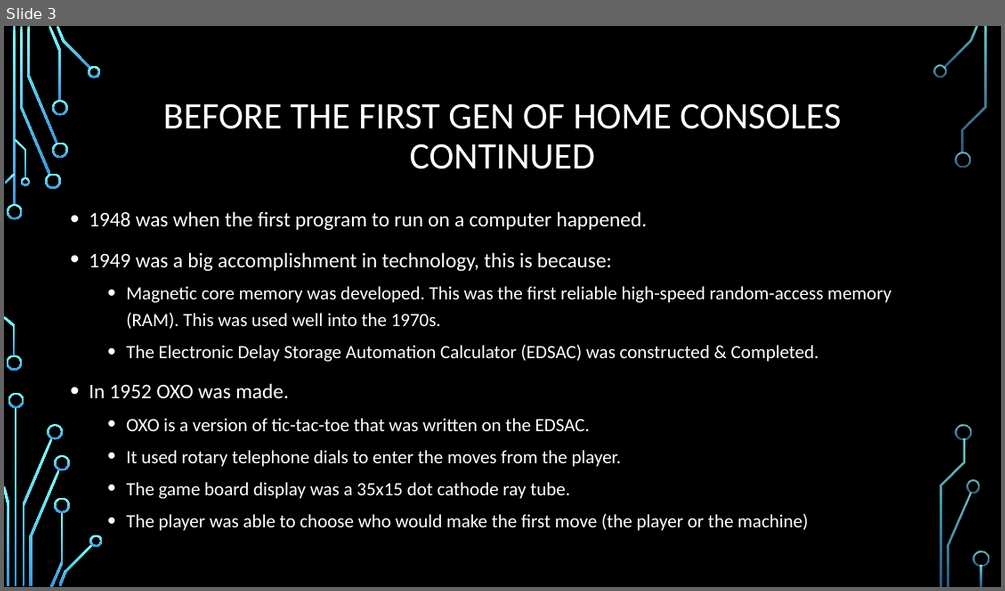
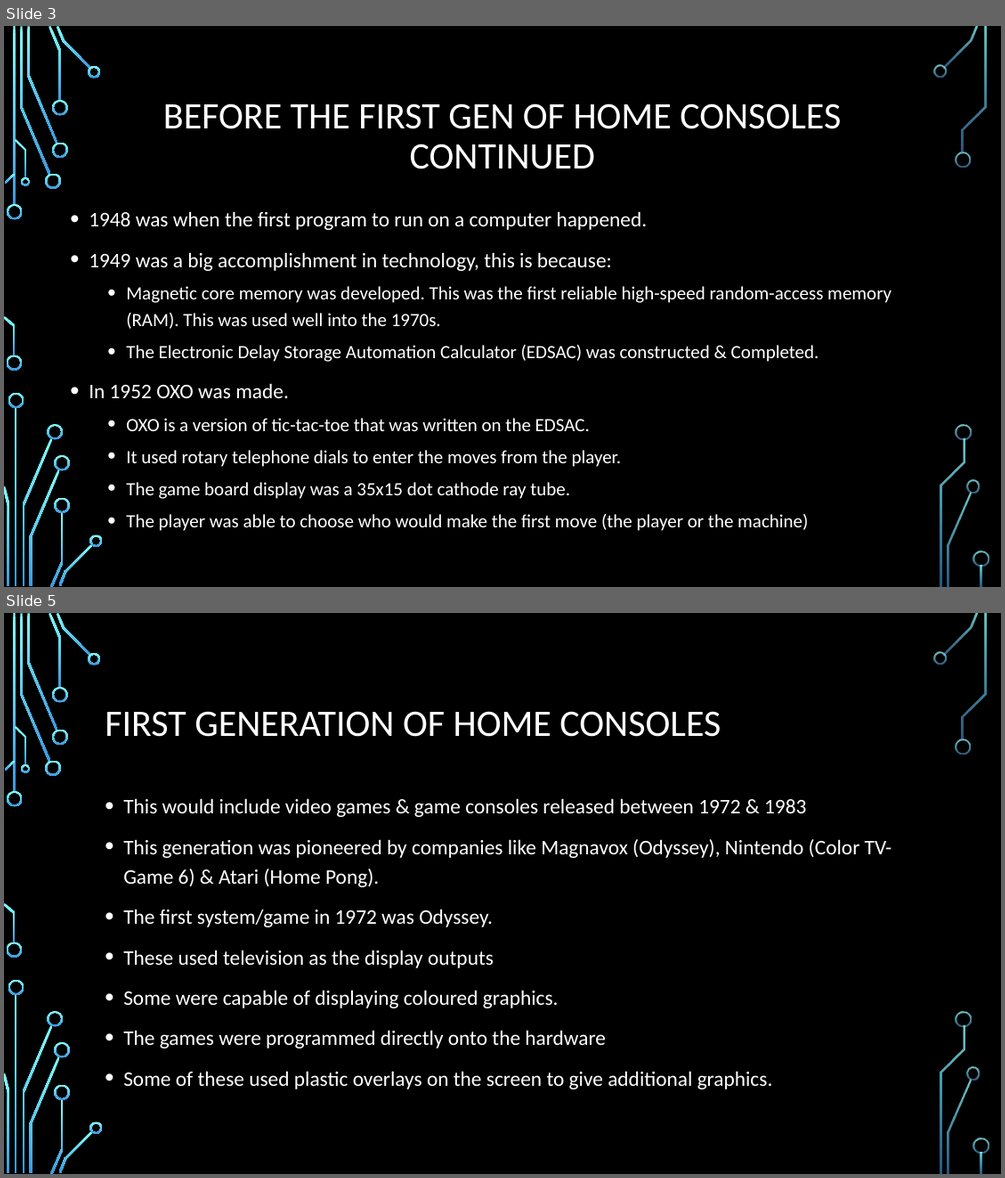
Before and after one commit to Stampard0/Assessments, a slide deck: Informational Technology (Game Design)/Part 1 Redo/Cluster - Introduction to Game Design/AT04/AT04 Video Game History By Richard Pountney.pptx. Shown one above the other, each under a label of ours: slide 3 before the commit, slides 3 and 5 after it; the slides between them are not shown. The pictures are 1005x591 and 1005x1178 pixels, drawn with LibreOffice and Linux fonts; fonts in the diff are those of the drawing; background and template pictures are left out. Boxes give left, top, right and bottom in pixels: in the first picture for what was removed or moved away, otherwise in the second. Text is boxed around its words. In the diff, an @@ line names an element or a change of style, - is before the commit and + after.

```diff
--- a/Informational Technology (Game Design)/Part 1 Redo/Cluster - Introduction to Game Design/AT04/AT04 Video Game History By Richard Pountney.pptx
+++ b/Informational Technology (Game Design)/Part 1 Redo/Cluster - Introduction to Game Design/AT04/AT04 Video Game History By Richard Pountney.pptx
@@ slide 5 added at (4, 613, 1001, 1174), background picture (left out); not listed: 36 template elements that a slide beside it also shows @@
@@ title added at (105, 711, 720, 737), 36 pt, text #FFFFFF @@
+FIRST GENERATION OF HOME CONSOLES
@@ text added at (123, 798, 892, 1089), 20 pt, text #FFFFFF @@
+• This would include video games & game consoles released between 1972 & 1983
+• This generation was pioneered by companies like Magnavox (Odyssey), Nintendo (Color TV-Game 6) & Atari (Home Pong).
+• The first system/game in 1972 was Odyssey.
+• These used television as the display outputs
+• Some were capable of displaying coloured graphics.
+• The games were programmed directly onto the hardware
+• Some of these used plastic overlays on the screen to give additional graphics.
```
Also in this commit, not shown: 2 slides changed, 10 other slides added.
